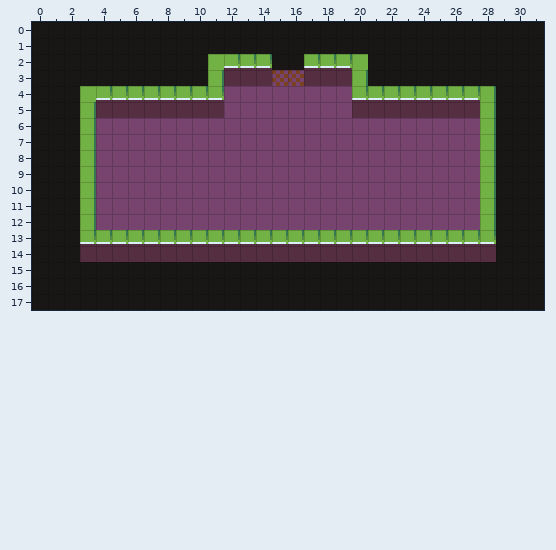
Tiled map, stored at MonoGameWindowsStarter/Content/Maps/Room_2_--+-.tmx. The picture above was drawn from the file before the commit.
Cells are 8x8 px. Shown: x 0..31, y 0..17.
Once edited:
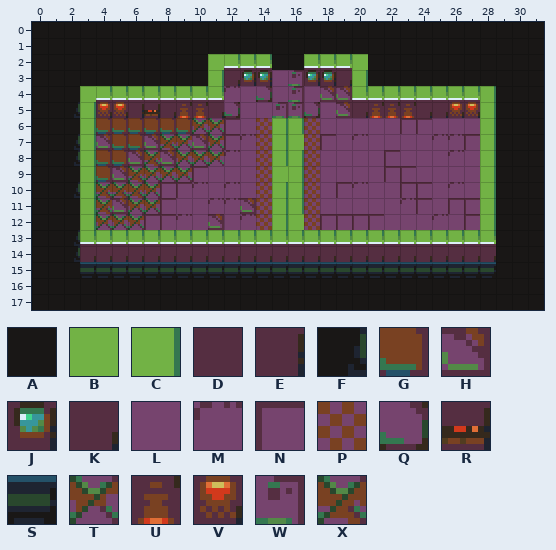
Key: from "DungeonTileSet": A 0, B 1, C 3, D 4, E 5, F 7, G 8, H 9, J 11, K 13, L 15, M 16, N 17, P 21, Q 26, R 32, S 46, T 47, U 49, V 50, W 54, X 55.
_ is an empty cell.
Diff:
Layer "Background":
Tile P gives way to one hidden under a higher layer in row 3 at x 16.
Tile D becomes tile E in row 5 at x 6.
Tile A becomes tile F in row 5 at x 2; in rows 7 to 8 at x 2; in row 10 at x 2; in rows 13 to 14 at x 2.
Tile L becomes tile G in row 6 at x 4 to 9; in row 7 at x 5 to 6; in row 8 at x 4 to 5; in row 9 at x 4.
Tile L becomes tile H in row 4 at x 18 to 19; in row 5 at x 19; in row 7 at x 4, 7 and 10; in row 8 at x 6 and 8; in row 9 at x 5; in row 11 at x 5 and 13.
Tile L becomes tile H in row 12 at x 11.
Tile D becomes tile J in row 3 at x 13 to 14 and 17 to 18.
Tile D becomes tile K in row 3 at x 12 and 19; in row 5 at x 8, 11, 20 and 24 to 25.
Tile P becomes tile L in row 3 at x 15.
Tile L becomes tile M in row 4 at x 12; in row 7 at x 13, 20 and 25 to 26; in row 8 at x 12 and 26; in row 10 at x 10, 12, 20 and 26; in row 11 at x 11 to 12 and 23; in row 12 at x 9, 13 and 25.
Tile L becomes tile N in row 6 at x 12 and 23 to 24; in row 7 at x 12, 18 and 27; in row 8 at x 22; in row 9 at x 10 and 22 to 23; in row 10 at x 8 to 9, 19 and 23 to 24; in row 11 at x 8, 24 and 26 to 27.
Tile L becomes tile N in row 12 at x 7 to 8, 18 to 21 and 27.
Tile L becomes tile P in rows 6 to 12 at x 14 and 17.
Tile L becomes tile Q in row 4 at x 14; in row 5 at x 12 and 17.
Tile D becomes tile R in row 5 at x 7.
Tile A becomes tile S in row 15 at x 3 to 28.
Tile L becomes tile T in row 6 at x 10 to 11; in row 7 at x 9 and 11; in row 8 at x 9 to 11; in row 9 at x 7 to 9; in row 10 at x 7; in row 11 at x 6 to 7.
Tile L becomes tile T in row 12 at x 4 to 6.
Tile D becomes tile U in row 5 at x 9 to 10 and 21 to 23.
Tile D becomes tile V in row 5 at x 4 to 5 and 26 to 27.
Tile L becomes tile X in row 7 at x 8; in row 8 at x 7; in row 9 at x 6; in row 10 at x 4 to 6; in row 11 at x 4.
Layer "Forground":
The author put tile B in row 7 at x 16; in row 9 at x 15; in row 12 at x 16.
The author put tile C in row 6 at x 15 to 16; in row 7 at x 15; in row 8 at x 15 to 16; in row 9 at x 16; in rows 10 to 11 at x 15 to 16; in row 12 at x 15.
The author put tile K in row 14 at x 3 to 28.
The author put tile W in rows 3 to 4 at x 16; in row 5 at x 15 to 16.
Pixel boxes of the changes (left, top, right, bottom) in both pictures:
changed: (96, 70, 480, 230)
changed: (74, 102, 80, 118)
changed: (74, 134, 80, 166)
changed: (74, 182, 80, 198)
changed: (74, 230, 496, 278)
